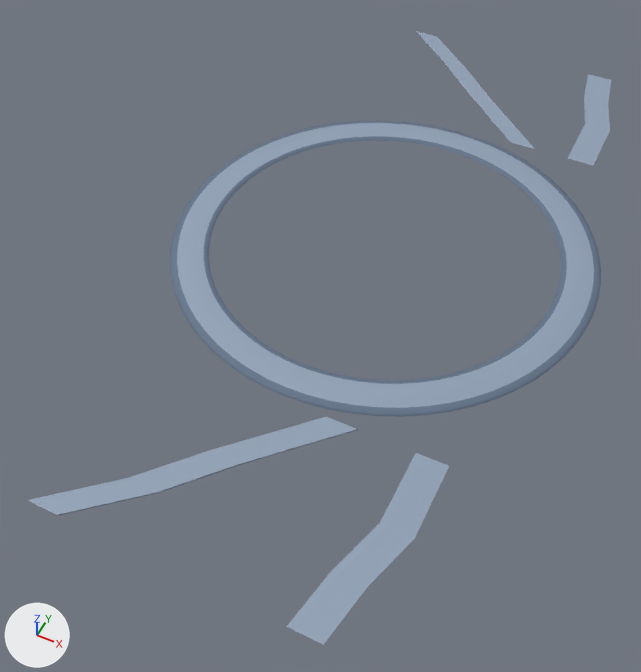
An edit to the glTF model public/models/board/indochine_paved_esplanade.glb, drawn before and after from the same camera.
One viewpoint serves both versions: a camera (50 mm lens) standing at (2.3, -5.97, 5.81) and looking at (-0.25, -0.86, -0.58). Every picture has the same lights, and +X, +Y and +Z are marked at lower left. The picture after the commit comes second.

The first picture shows 'Indochine_Paved_Esplanade'.
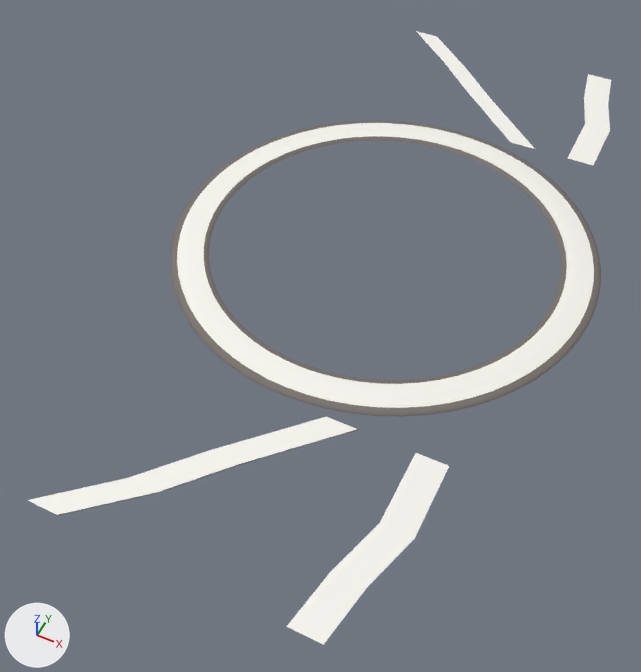
Pixel boxes (x1, y1, x2, y2) of what changed, in the pictures (641 x 672 px):
'Indochine_Paved_Esplanade', recoloured: (28, 31, 611, 645) in both

What changed in the scene script:
```text
Change mat_granite_light_paver:
    mat_granite_light_paver.base_color: (0.296, 0.366, 0.479) -> (0.939, 0.922, 0.871)  # greyish blue #94a3b8 -> white #f8f6f0
```
